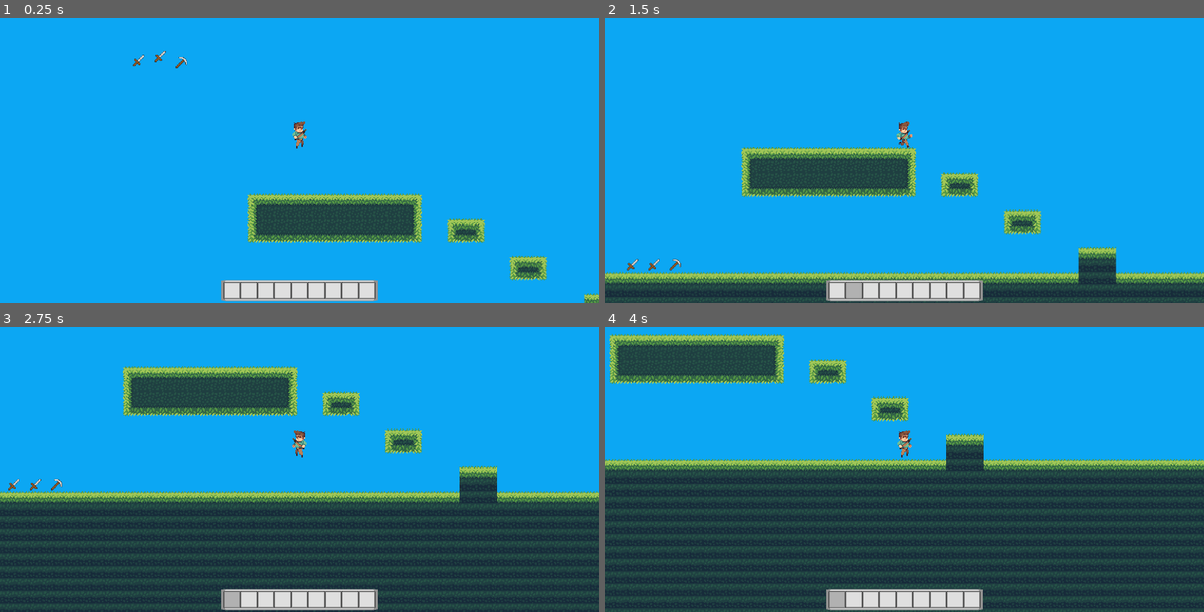
Above: before the commit, frames 1-4 (two rows, left to right).
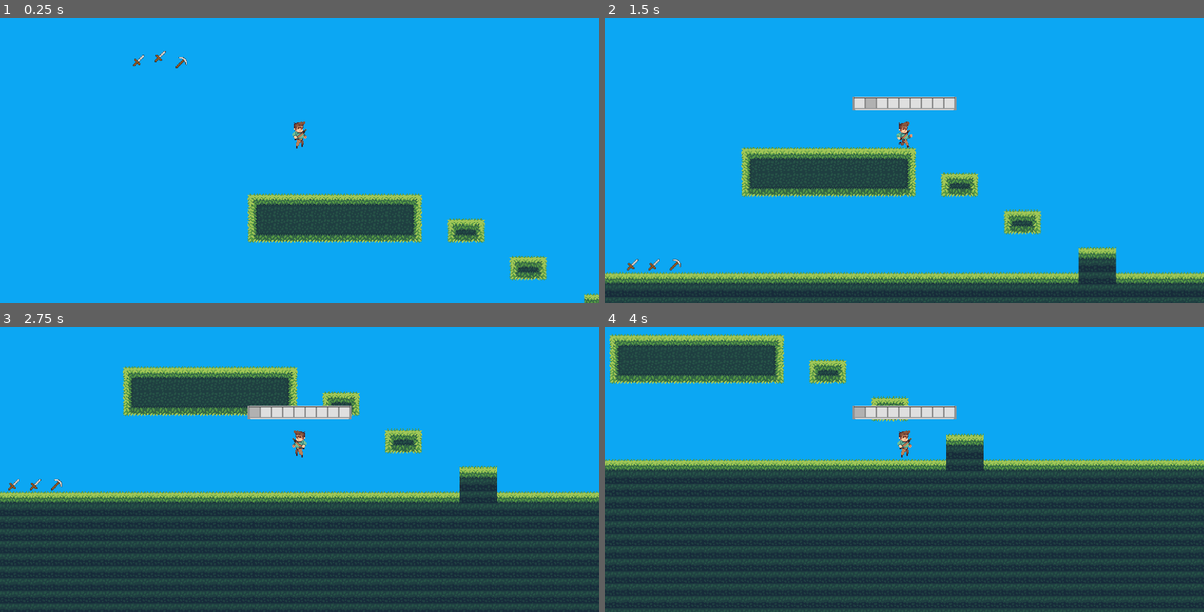
Above: after the commit, the same moments.

Repository: MysteryCoder456/Terons-Crusade
Game: Godot game, scene res://src/scenes/world.tscn
Same seed, same stepped clock (60 frames per second), same inputs: the game is played once before the commit and once after it.
Inputs (mouse positions are in pixels of both pictures, inside the frame that each line leads up to):
- Up to frame 1 (0.25 s): no input
- Up to frame 2 (1.5 s): move the mouse to (1036, 117) at 0.52 s; hold D (move_right) from 0.53 s (still down); click (1036, 117) at 0.6 s; tap W (jump) at 0.77 s; move the mouse to (784, 151) at 1.27 s; tap Mouse wheel down (hotbar_down) at 1.35 s
- Up to frame 3 (2.75 s): tap W (jump) at 1.52 s; move the mouse to (359, 369) at 2.02 s; release D (move_right) at 2.03 s; hold A (move_left) from 2.03 s (still down); tap Mouse wheel up (hotbar_up) at 2.1 s
- Up to frame 4 (4 s): move the mouse to (874, 512) at 2.77 s; release A (move_left) at 2.78 s; hold D (move_right) from 2.78 s (still down); tap R (pickup_item) at 2.85 s; click (874, 512) at 2.92 s; tap W (jump) at 3.02, 3.77 s; move the mouse to (1084, 495) at 3.52 s; right-click (1084, 495) at 3.6 s

The runs differ from the first frame. In frame 1, 2.0% of the frame differs, in the area x 36-64%, y 91-100%; in frame 2, 2.8%; in frame 3, 2.8%; in frame 4, 2.8%, in the area x 36-64%, y 27-100%.

Commit message:
added disappearing hotbar

Diff:
--- a/Terons-Crusade/src/actors/Player.tscn
+++ b/Terons-Crusade/src/actors/Player.tscn
@@ -33,7 +33,7 @@
 visible = false
 
 [node name="HotbarOverlay" parent="." instance=ExtResource( 4 )]
-position = Vector2( 0, 200 )
+position = Vector2( 0, -40 )
 
 [node name="ItemPickupDetector" type="Area2D" parent="."]
 collision_layer = 4
--- a/Terons-Crusade/src/scripts/Player.gd
+++ b/Terons-Crusade/src/scripts/Player.gd
@@ -1,10 +1,14 @@
 extends KinematicBody2D
 
-var velocity: Vector2
+export var hotbar_disappear_time = 2 # in seconds
+
 var inventory_open = false
 var itemdrops_in_reach = []
 var current_hotbar_selection = 0
 var previous_hotbar_selection = 0
+var hotbar_timer = hotbar_disappear_time
+
+var velocity: Vector2
 export var speed: Vector2
 export var reach_distance: float
 
@@ -66,9 +70,18 @@
 	if current_hotbar_selection != previous_hotbar_selection:
 		get_node("HotbarOverlay/Hotbar/Slot" + String(current_hotbar_selection + 1)).select()
 		get_node("HotbarOverlay/Hotbar/Slot" + String(previous_hotbar_selection + 1)).deselect()
+		hotbar_timer = 0
 
 
 func _physics_process(delta):
+	if hotbar_timer < hotbar_disappear_time:
+		hotbar_timer += delta
+		if not $HotbarOverlay.visible:
+			$HotbarOverlay.visible = true
+	else:
+		if $HotbarOverlay.visible:
+			$HotbarOverlay.visible = false
+
 	animate_character()
 	velocity = get_movement_velocity()
 	velocity = move_and_slide(velocity, Vector2.UP)
--- a/Terons-Crusade/src/ui/HotbarOverlay.tscn
+++ b/Terons-Crusade/src/ui/HotbarOverlay.tscn
@@ -9,7 +9,7 @@
 region_rect = Rect2( 0, 0, 72, 72 )
 
 [node name="HotbarOverlay" type="Node2D"]
-scale = Vector2( 0.3, 0.3 )
+scale = Vector2( 0.2, 0.2 )
 z_index = 1
 
 [node name="Background" type="TextureRect" parent="."]
